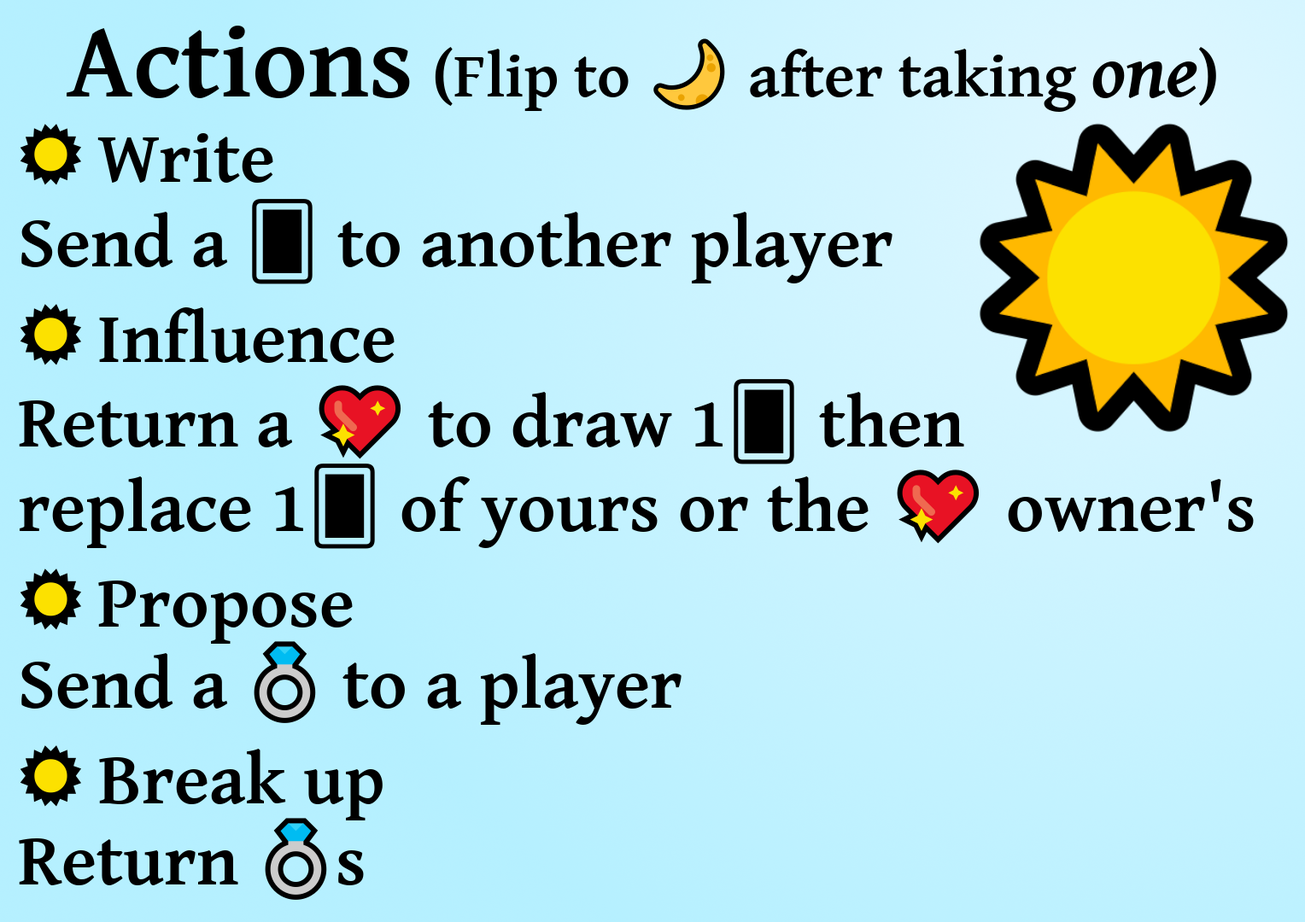
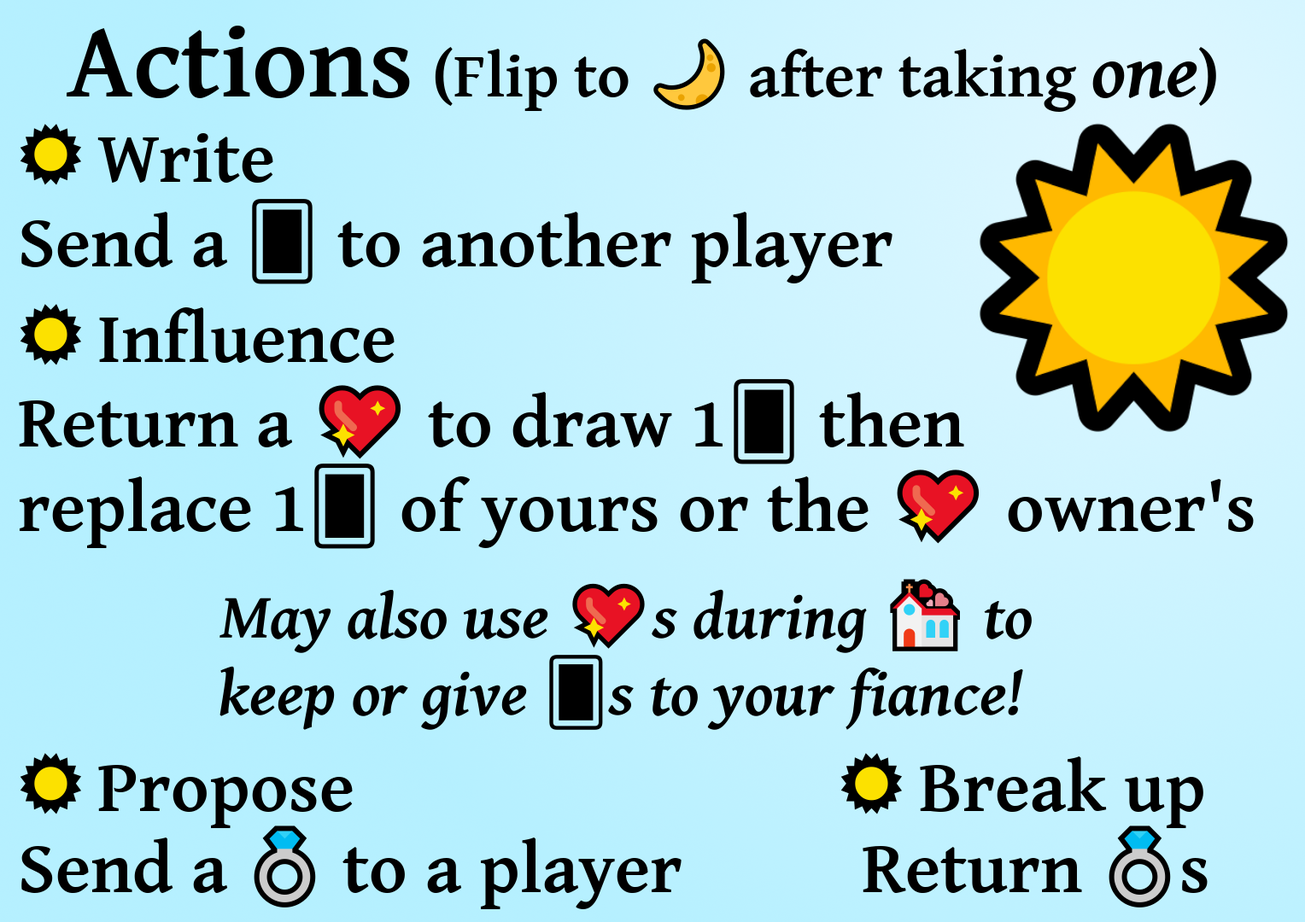
The second (1305, 922) image is a revision of the first. Changes to its layers:
painted on "🌣 Write ..." over 18, 568, 1208, 910
painted on "deets" over 33, 580, 890, 803
